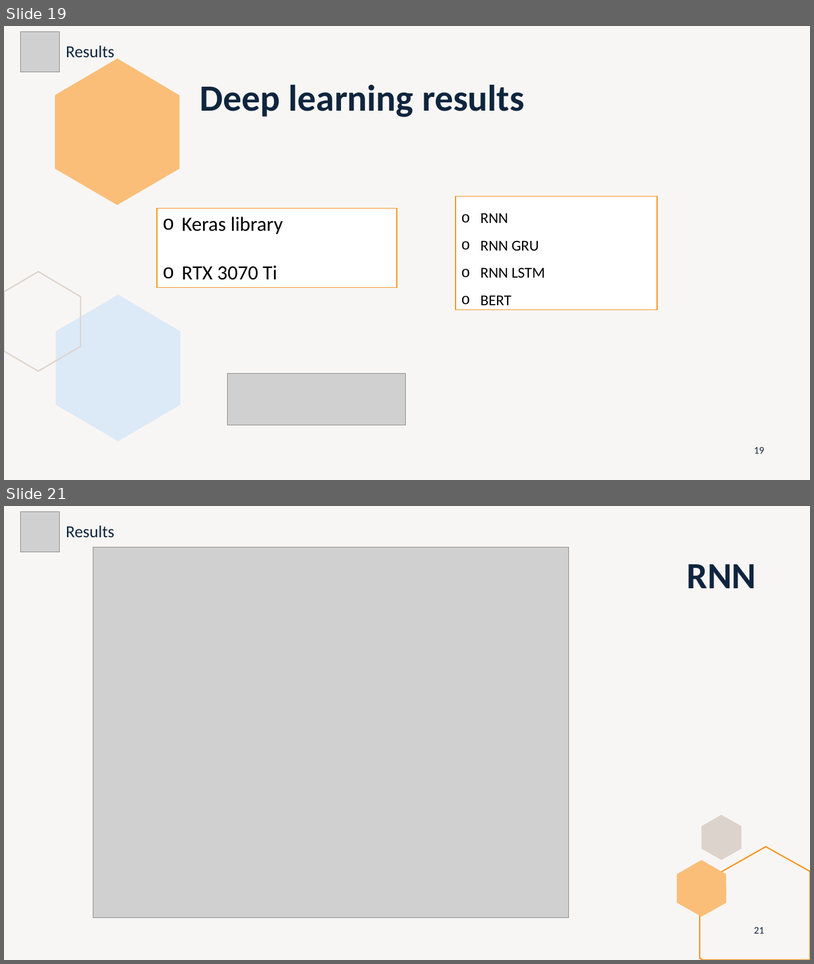
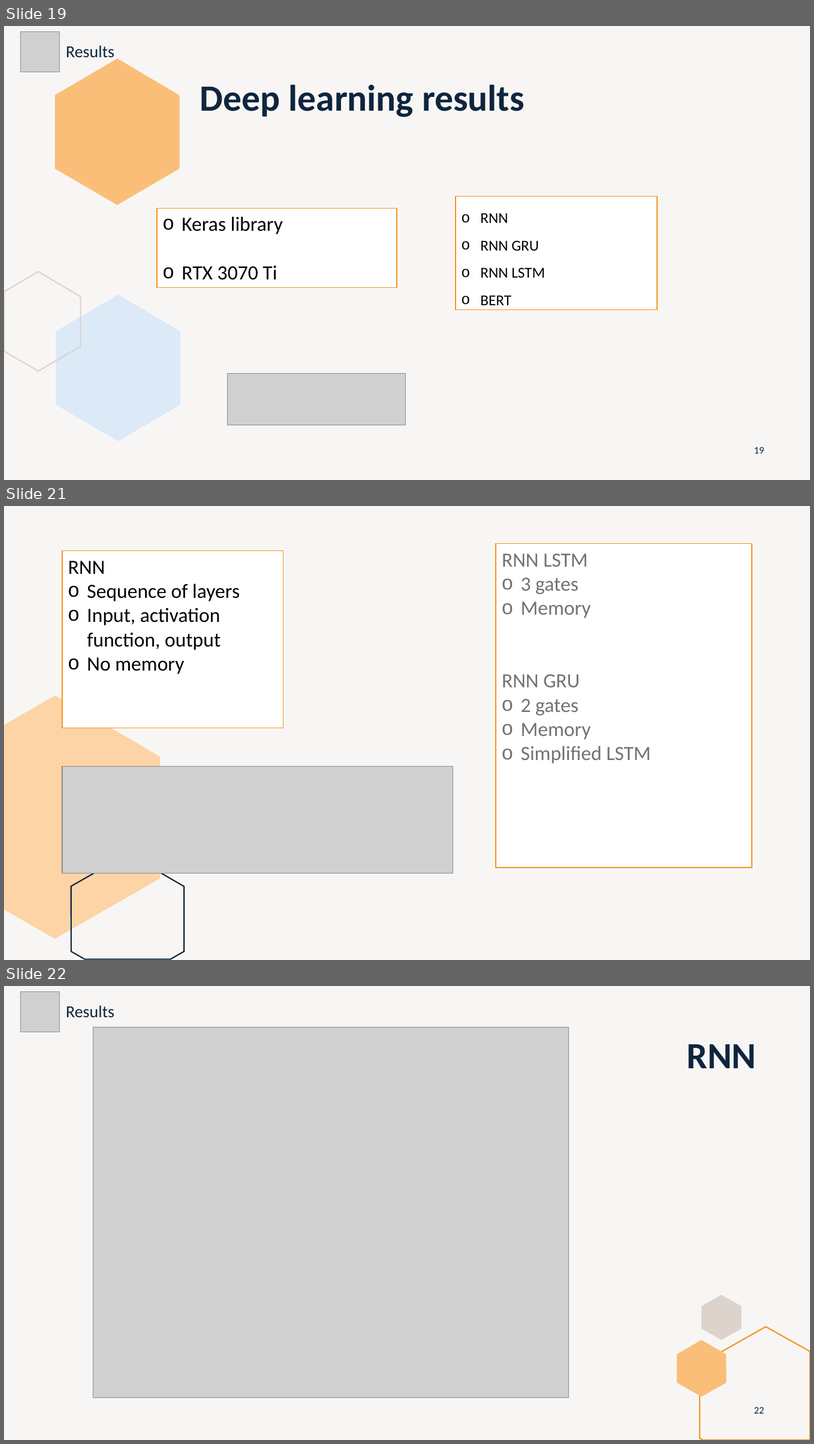
Before and after one commit to marti1999/TFG, a slide deck: informes/entrega final/presentation.pptx. Shown one above the other, each under a label of ours: slides 19 and 21 before the commit, slides 19, 21 and 22 after it; the slides between them are not shown. The pictures are 814x964 and 814x1444 pixels, drawn with LibreOffice and Linux fonts; fonts in the diff are those of the drawing; grey boxes stand for pictures. Boxes give left, top, right and bottom in pixels: in the first picture for what was removed or moved away, otherwise in the second. Text is boxed around its words. In the diff, an @@ line names an element or a change of style, - is before the commit and + after.

```diff
--- a/informes/entrega final/presentation.pptx
+++ b/informes/entrega final/presentation.pptx
@@ slide 21 added at <box>4,506,810,960</box>, background #DCD3CC at 20% opacity @@
@@ rectangle added at <box>62,551,284,728</box>, fill #FFFFFF, outline #F79320 1 pt, 24 pt, text #000000 @@
+RNN
+o Sequence of layers
+o Input, activation function, output
+o No memory
@@ rectangle added at <box>497,544,752,867</box>, fill #FFFFFF, outline #F79320 1 pt, 24 pt, text #767171 @@
+RNN LSTM
+o 3 gates
+o Memory
+RNN GRU
+o 2 gates
+o Memory
+o Simplified LSTM
@@ freeform shape added at <box>4,696,160,939</box>, fill #FCD4A6 @@
@@ picture added at <box>62,766,453,873</box> @@
@@ freeform shape added at <box>71,854,184,959</box>, outline #0F253E 1.5 pt @@
@@ what was slide 21 is now slide 22 @@
@@ page number at <box>755,1407,765,1413</box>: text changed @@
-21
+22
```
Also in this commit, not shown: 5 slides changed, 1 other file.
